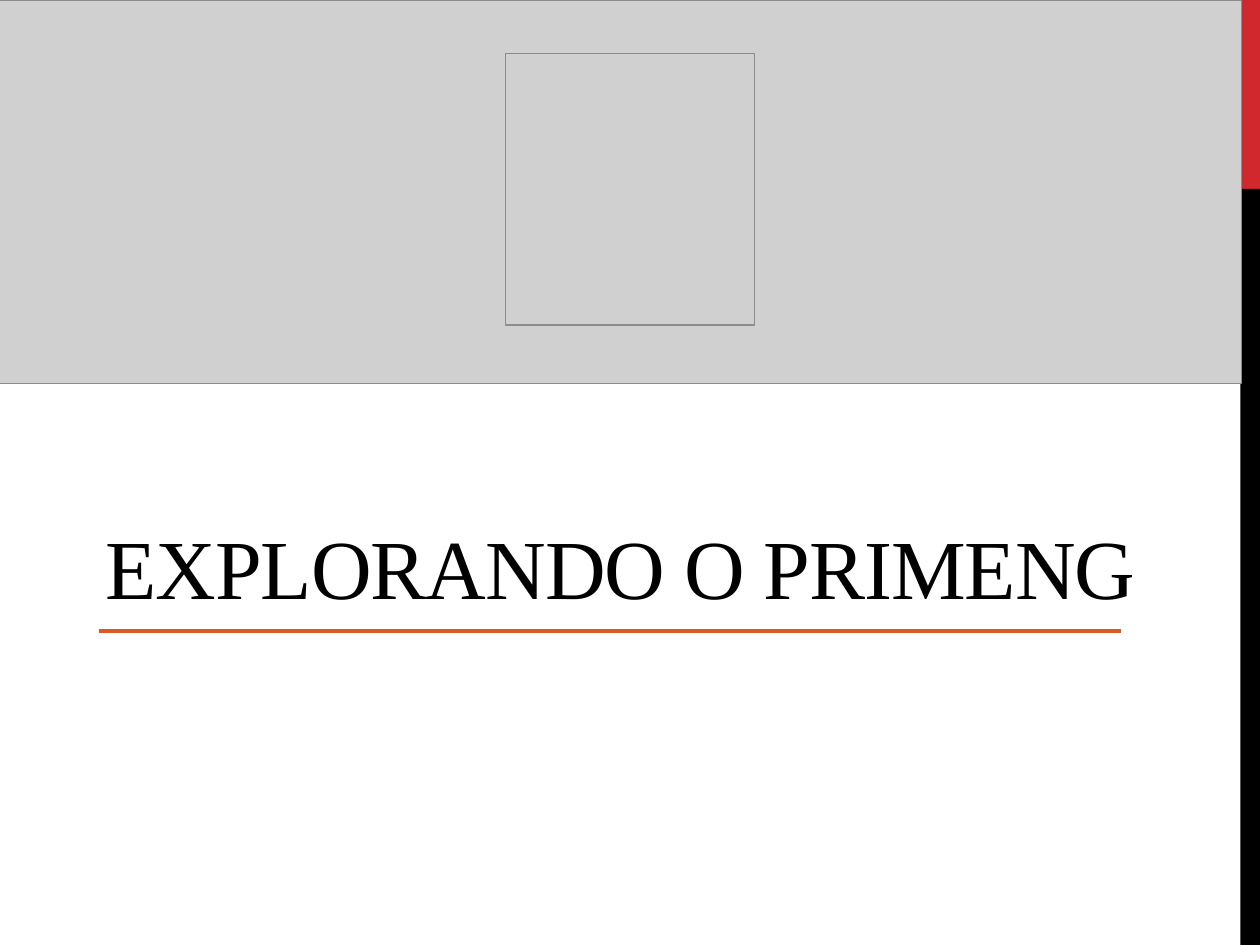
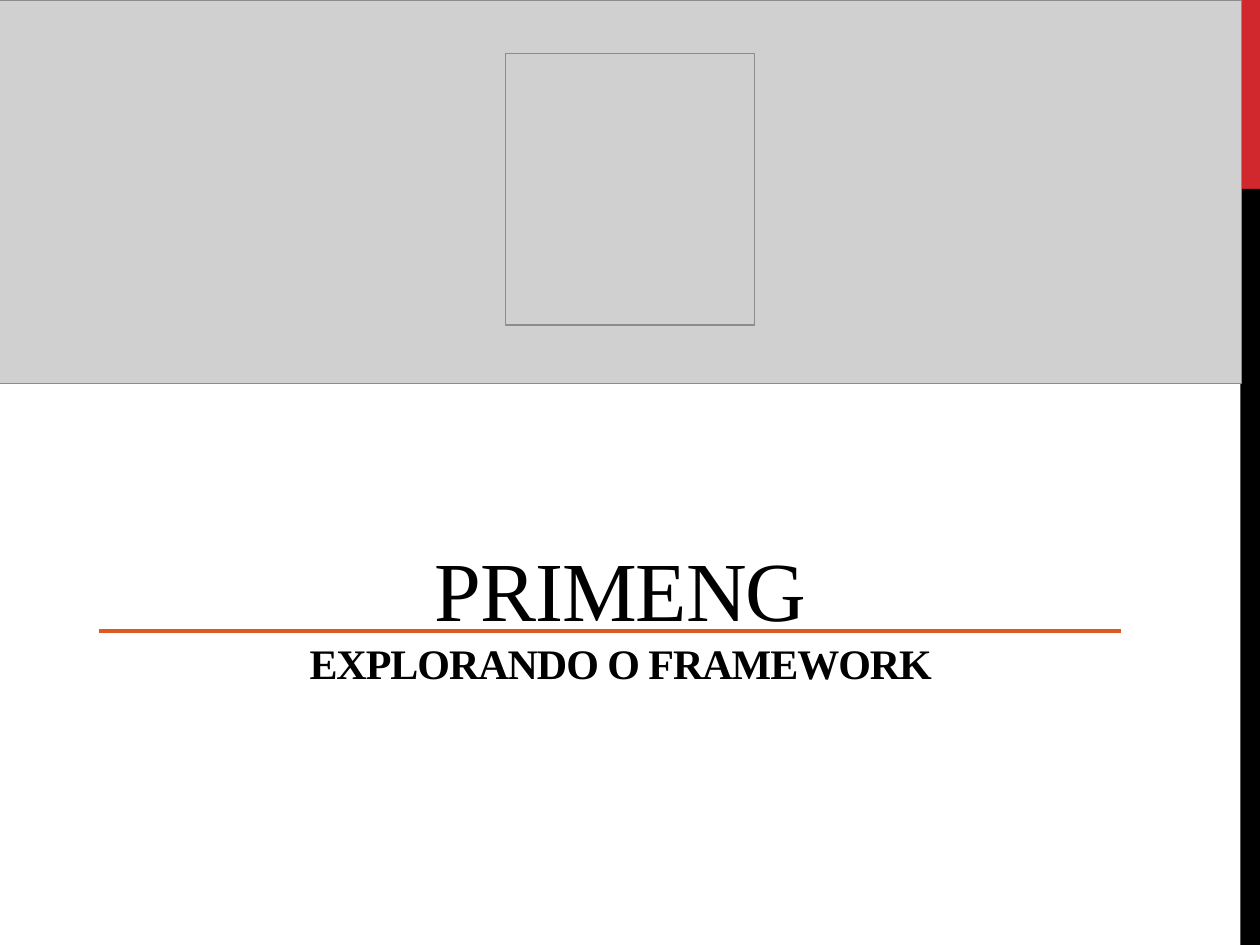
Before and after one commit to roney-amorim/workshop-angular, a slide deck: slide 16 of Módulo 2/Modulo 2.pptx. Drawn at 1260x945 pixels with LibreOffice and Linux fonts; fonts in the diff are those of the drawing; grey boxes stand for pictures. Boxes give left, top, right and bottom in pixels: in the first picture for what was removed or moved away, otherwise in the second. Text is boxed around its words. In the diff, an @@ line names an element or a change of style, - is before the commit and + after.

```diff
--- a/Módulo 2/Modulo 2.pptx
+++ b/Módulo 2/Modulo 2.pptx
@@ title at box(310, 565, 931, 680): text changed; size 48 to 24 pt; bold on @@
-EXPLORANDO O PRIMENG
+PRIMENG
+EXPLORANDO O FRAMEWORK
```
Also in this commit, not shown: 1 other slide changed, 5 other files.
